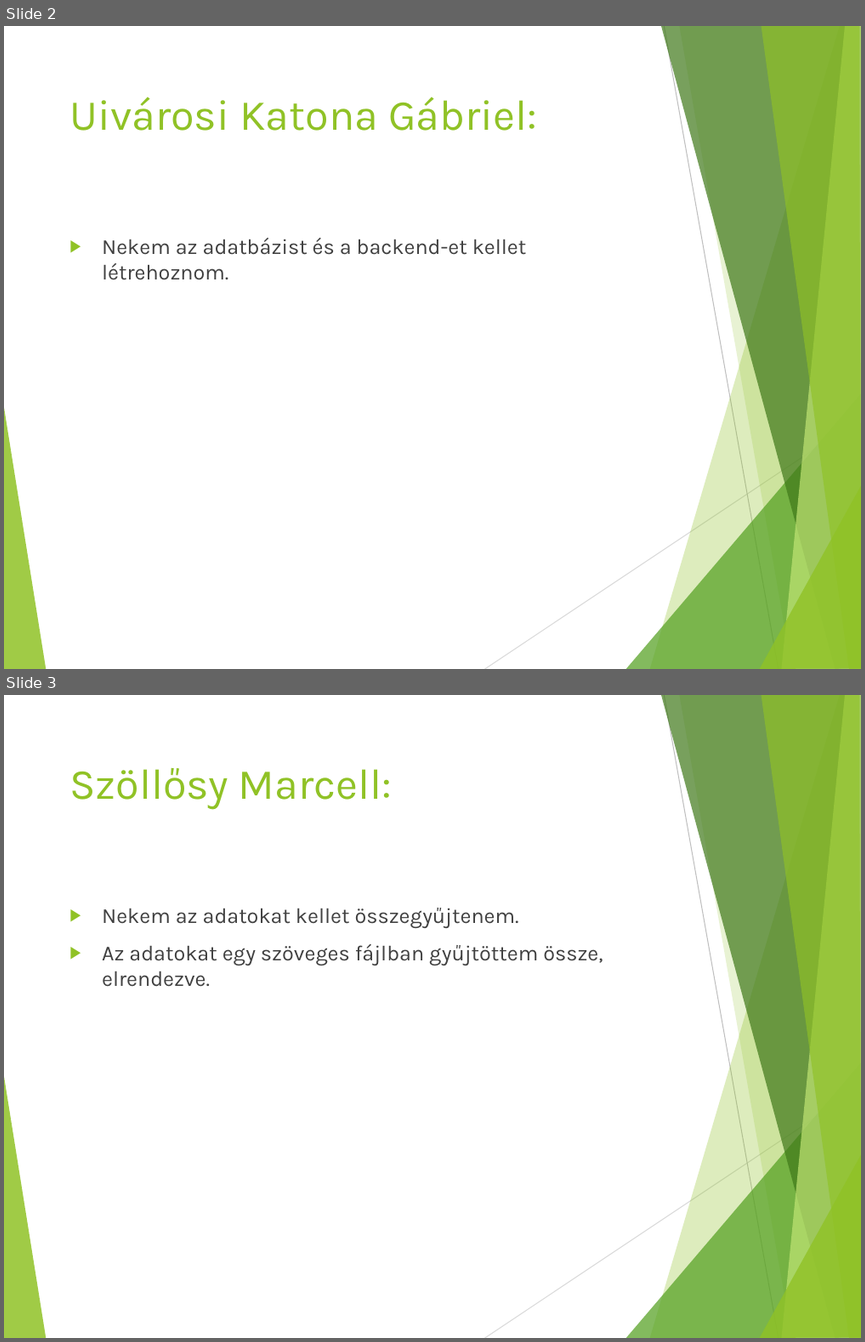
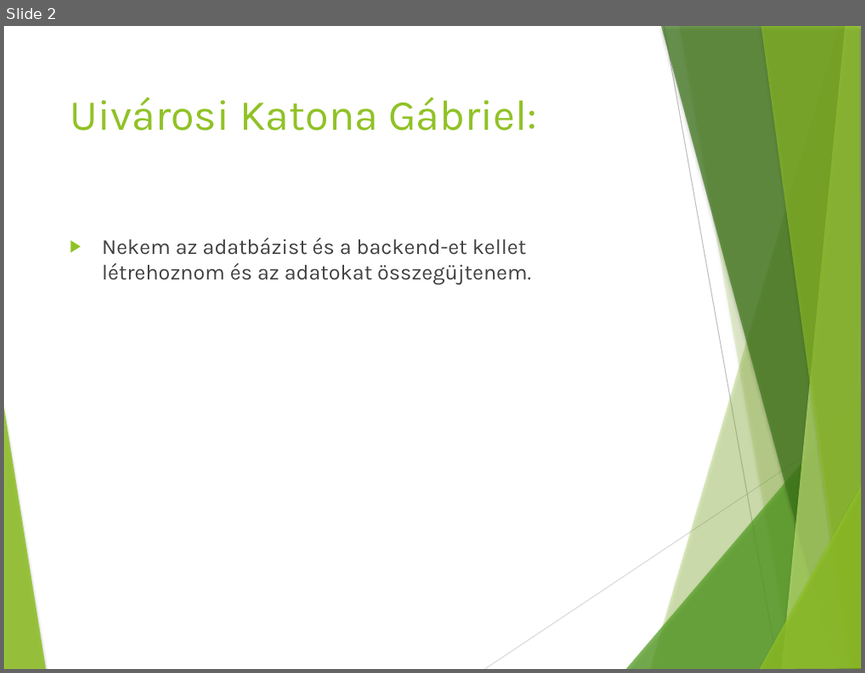
Before and after one commit to Gabi4555/Vizsga_Project, a slide deck: Dokumentációk/Szoftverfejlesztő- és tesztelő vizsgaremek.pptx. Shown one above the other, each under a label of ours: slides 2 and 3 before the commit, slide 2 after it. The pictures are 865x1342 and 865x673 pixels, drawn with LibreOffice and Linux fonts; fonts in the diff are those of the drawing. Boxes give left, top, right and bottom in pixels: in the first picture for what was removed or moved away, otherwise in the second. Text is boxed around its words. In the diff, an @@ line names an element or a change of style, - is before the commit and + after.

```diff
--- a/Dokumentációk/Szoftverfejlesztő- és tesztelő vizsgaremek.pptx
+++ b/Dokumentációk/Szoftverfejlesztő- és tesztelő vizsgaremek.pptx
@@ slide 3 removed at box(4, 695, 861, 1338), background #191919; not listed: 10 template elements that a slide beside it also shows @@
@@ title removed at box(69, 768, 392, 810) @@
-Szöllősy Marcell:
@@ text removed at box(102, 907, 602, 987) @@
-▶ Nekem az adatokat kellet összegyűjtenem.
-▶ Az adatokat egy szöveges fájlban gyűjtöttem össze, elrendezve.
@@ slide 2 changed as well @@
@@ background #191919 to #FFFFFF @@
@@ line (664, 26) - (778, 669): stroke #131313 0.75 pt to #BFBFBF 0.75 pt @@
@@ text at box(102, 238, 531, 284): text changed; text colour #E8EBF1 to #404040 @@
-▶ Nekem az adatbázist és a backend-et kellet létrehoznom.
+▶ Nekem az adatbázist és a backend-et kellet létrehoznom és az adatokat összegüjtenem.
@@ line (484, 669) - (861, 418): stroke #151515 0.75 pt to #D9D9D9 0.75 pt @@
@@ shadow on in 7 elements at box(650, 26, 861, 669), box(679, 26, 861, 669), box(626, 393, 861, 669), box(661, 26, 861, 669), box(781, 26, 861, 669), box(760, 26, 861, 669), box(759, 484, 861, 669) @@
```
Also in this commit, not shown: 9 other slides changed, 1 other slide removed, 24 other files.
